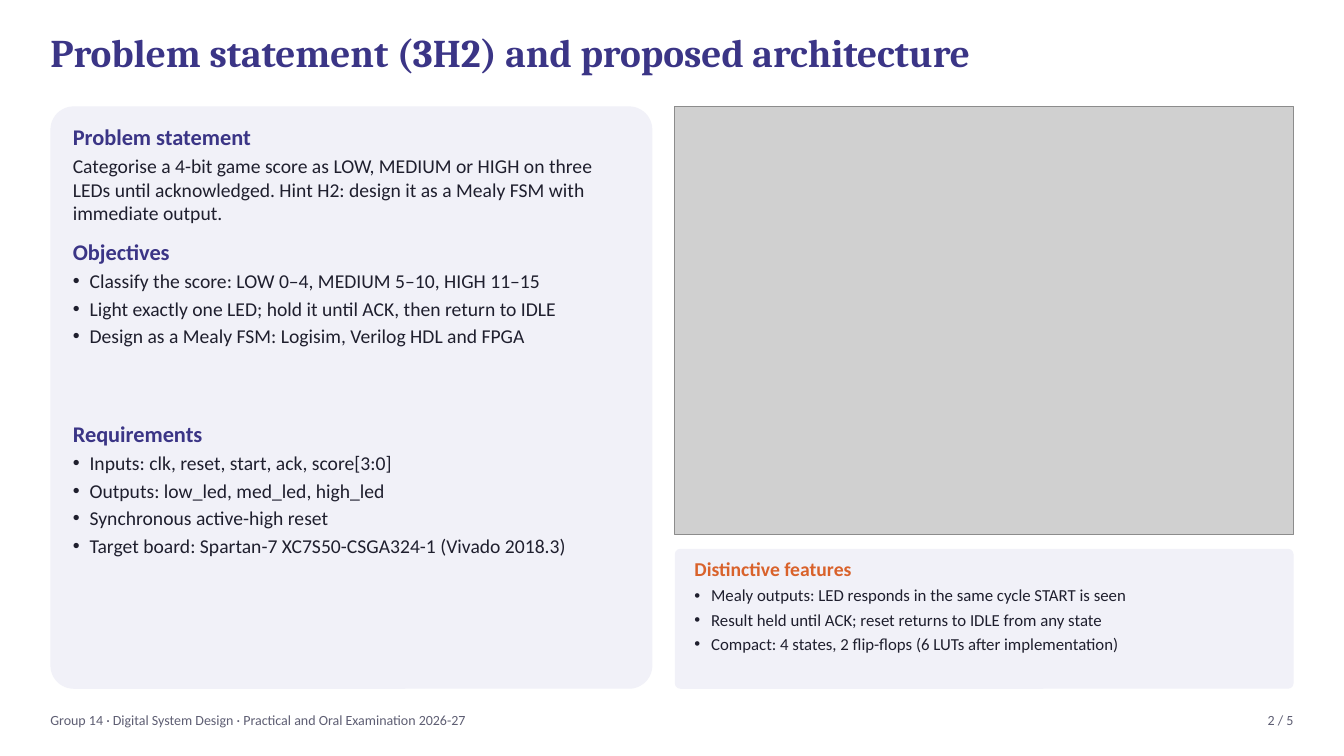
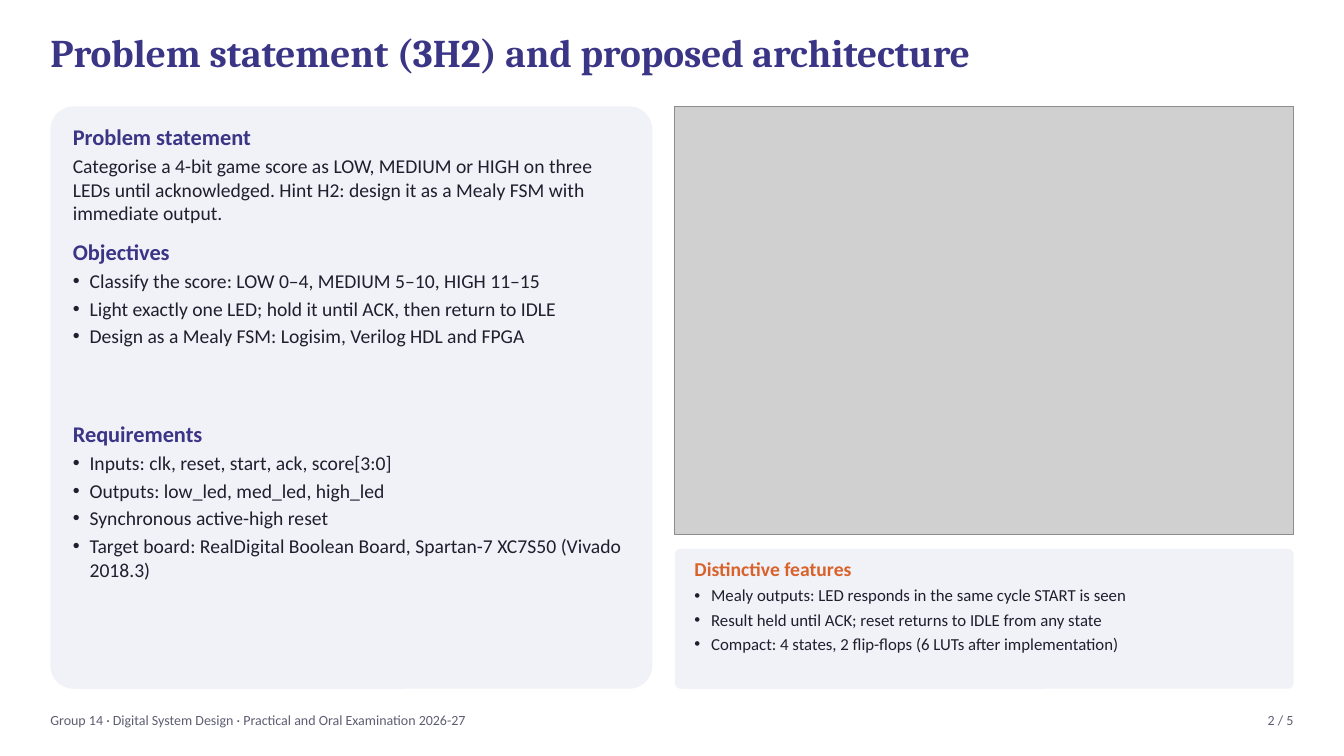
Before and after one commit to MrugendraVasmatkar/Digital_System_Design_Practical_2026_27_D9A_B, a slide deck: slide 2 of Group_Submissions/day1_submission_grp14/06_Presentation/Group14_DSD_Presentation.pptx. Drawn at 1344x756 pixels with LibreOffice and Linux fonts; fonts in the diff are those of the drawing; grey boxes stand for pictures. Boxes give left, top, right and bottom in pixels: in the first picture for what was removed or moved away, otherwise in the second. Text is boxed around its words. In the diff, an @@ line names an element or a change of style, - is before the commit and + after.

```diff
--- a/Group_Submissions/day1_submission_grp14/06_Presentation/Group14_DSD_Presentation.pptx
+++ b/Group_Submissions/day1_submission_grp14/06_Presentation/Group14_DSD_Presentation.pptx
@@ text at [90,539,621,580]: text changed @@
-• Target board: Spartan-7 XC7S50-CSGA324-1 (Vivado 2018.3)
+• Target board: RealDigital Boolean Board, Spartan-7 XC7S50 (Vivado 2018.3)
```
Also in this commit, not shown: 3 other slides changed, 7 other files.
